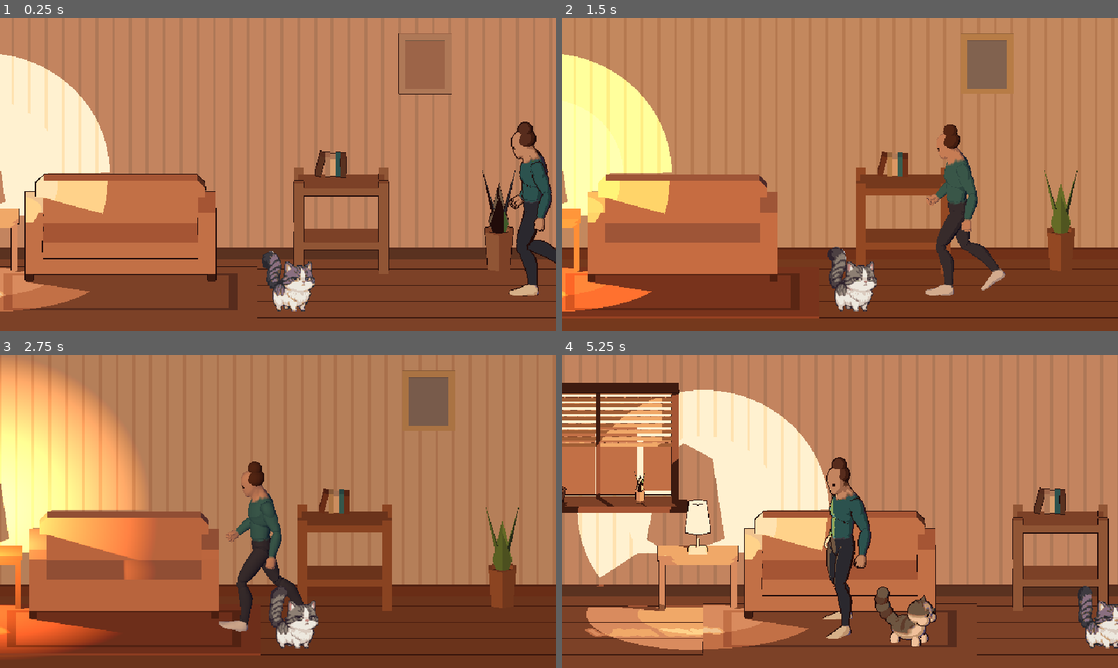
Above: before the commit, frames 1-4 (two rows, left to right).
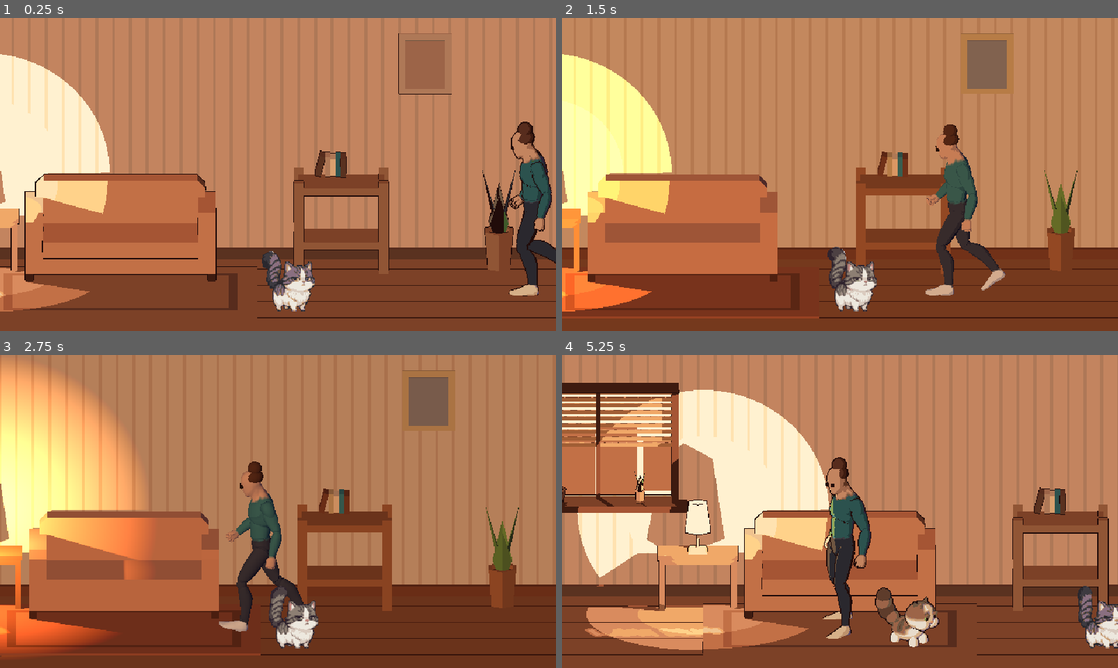
Above: after the commit, the same moments.

Repository: rivas274/demo
Game: Godot game, scene res://principal.tscn
The game is run twice, just before and just after one commit, with the same random seed, the same clock (stepped at 60 frames per second) and the same inputs.
Inputs:
- Up to frame 1 (0.25 s): no input
- Up to frame 2 (1.5 s): tap Enter at 0.5 s; hold Right (ui_right) 0.53-1.28 s; tap 1 at 0.6 s; hold Down (ui_down) from 1.28 s (still down); tap 2 at 1.35 s
- Up to frame 3 (2.75 s): release Down (ui_down) at 2.03 s; hold Right (ui_right) from 2.03 s (still down); tap 3 at 2.1 s
- Up to frame 4 (5.25 s): release Right (ui_right) at 2.78 s; hold Up (ui_up) 2.78-3.53 s; tap one key every 0.75 s from 2.85 s: Tab 1 2 3; hold Left (ui_left) 3.53-5.03 s; hold Down (ui_down) from 5.03 s (still down)

The runs differ from the first frame. In frame 1, less than 0.1% of the frame differs, in the area x 91-97%, y 36-43%; in frame 2, less than 0.1%; in frame 3, less than 0.1%; in frame 4, 1.1%, in the area x 47-68%, y 36-94%.

Commit message:
Prototipo sala 3D pixel: sala 3D toon a 640x360, Valeria animada, Felipe 3D e informe (CAMBIAR)
Escena 3D ortográfica en SubViewport 640x360 con luz en escalones, contorno
de 1 px, paleta y cámara ajustada a píxel. Muebles Kenney y maniquí
Quaternius (CC0), Felipe 3D con primitivas y Felipe 2D para comparar.

Co-Authored-By: Claude Opus 5.5 <noreply@anthropic.com>
Claude-Session: https://claude.ai/code/session_01WbR3FeT1XB9M7gFpgwas9J

Diff:
--- a/siete-vidas/prototipos/sala-3d-pixel/scripts/felipe_3d.gd
+++ b/siete-vidas/prototipos/sala-3d-pixel/scripts/felipe_3d.gd
@@ -22,7 +22,7 @@
 @export var z_piso := 0.3
 @export var z_cojin := -0.62
 @export var alto_cojin := 0.36
-@export var giro_3_4 := 30.0
+@export var giro_3_4 := 40.0
 
 var _cuerpo: Node3D
 var _cabeza: Node3D
@@ -109,7 +109,7 @@
 	_cuerpo = Node3D.new()
 	add_child(_cuerpo)
 	# Cuerpo de persa grande: redondo, lomo atigrado, panza y pecho blancos.
-	_ovalo(_cuerpo, 0.135, Vector3(-0.02, 0.16, 0), Vector3(1.3, 0.85, 0.95), func(p: Vector3) -> Color:
+	_ovalo(_cuerpo, 0.13, Vector3(-0.03, 0.15, 0), Vector3(1.3, 0.88, 1.0), func(p: Vector3) -> Color:
 		if p.y < -0.15 or (p.x > 0.55 and p.y < 0.5):
 			return BLANCO
 		return RAYA if fmod(p.x * 2.2 + 10.0, 1.0) < 0.28 and p.y > 0.1 else ATIGRADO)
@@ -124,16 +124,16 @@
 	_cola = Node3D.new()
 	_cola.position = Vector3(-0.17, 0.2, 0)
 	_cuerpo.add_child(_cola)
-	var puntos := [Vector3(-0.03, 0.03, 0), Vector3(-0.07, 0.09, 0), Vector3(-0.09, 0.16, 0), Vector3(-0.08, 0.23, 0), Vector3(-0.05, 0.29, 0)]
+	var puntos := [Vector3(-0.04, 0.03, 0), Vector3(-0.09, 0.1, 0), Vector3(-0.1, 0.18, 0), Vector3(-0.08, 0.25, 0)]
 	for i in puntos.size():
-		var r := 0.055 + 0.012 * sin(float(i) / 4.0 * PI)
+		var r := 0.068 + 0.016 * sin(float(i) / 3.0 * PI)
 		var oscura := i % 2 == 1
 		_ovalo(_cola, r, puntos[i], Vector3.ONE, func(_p: Vector3) -> Color: return RAYA if oscura else ATIGRADO)
 	# Cabeza grande (56 % de la altura): gorro atigrado con franja blanca, cachetes blancos.
 	_cabeza = Node3D.new()
-	_cabeza.position = Vector3(0.11, 0.33, 0)
+	_cabeza.position = Vector3(0.13, 0.31, 0)
 	_cuerpo.add_child(_cabeza)
-	_ovalo(_cabeza, 0.125, Vector3.ZERO, Vector3(0.95, 0.92, 1.08), func(p: Vector3) -> Color:
+	_ovalo(_cabeza, 0.145, Vector3.ZERO, Vector3(0.95, 0.92, 1.08), func(p: Vector3) -> Color:
 		if p.y < -0.05 or (p.x > 0.35 and absf(p.z) < 0.28):
 			return BLANCO
 		if p.y > 0.35 and absf(p.z) < 0.4 and fmod(absf(p.z) * 6.0, 1.0) > 0.6:
@@ -141,7 +141,7 @@
 		return ATIGRADO)
 	for lado in [-1.0, 1.0]:
 		# Cachetes esponjados de persa.
-		_ovalo(_cabeza, 0.06, Vector3(0.07, -0.055, 0.06 * lado), Vector3(1.0, 0.8, 1.0), func(_p: Vector3) -> Color: return BLANCO)
+		_ovalo(_cabeza, 0.07, Vector3(0.075, -0.06, 0.065 * lado), Vector3(1.0, 0.8, 1.0), func(_p: Vector3) -> Color: return BLANCO)
 		# Orejas pequeñas.
 		var oreja := MeshInstance3D.new()
 		var cono := CylinderMesh.new()
@@ -150,17 +150,17 @@
 		cono.height = 0.06
 		cono.radial_segments = 4
 		oreja.mesh = cono
-		oreja.position = Vector3(-0.01, 0.11, 0.07 * lado)
+		oreja.position = Vector3(-0.01, 0.13, 0.08 * lado)
 		oreja.rotation = Vector3(0.45 * lado, 0, 0)
 		_material(oreja, ATIGRADO)
 		_cabeza.add_child(oreja)
 		# Ojos verde avellana a media asta, mirando de reojo hacia la cámara.
-		var ojo_pos := Vector3(0.105, 0.015, 0.05 * lado)
-		_ovalo(_cabeza, 0.024, ojo_pos, Vector3(0.5, 1.0, 1.0), func(_p: Vector3) -> Color: return OJO, false)
-		_ovalo(_cabeza, 0.011, ojo_pos + Vector3(0.012, -0.004, 0.012), Vector3(0.5, 1.4, 1.0), func(_p: Vector3) -> Color: return PUPILA, false)
-		_ovalo(_cabeza, 0.026, ojo_pos + Vector3(0.006, 0.016, 0), Vector3(0.5, 0.55, 1.05), func(_p: Vector3) -> Color: return ATIGRADO, false)
+		var ojo_pos := Vector3(0.122, 0.018, 0.058 * lado)
+		_ovalo(_cabeza, 0.031, ojo_pos, Vector3(0.5, 1.0, 1.0), func(_p: Vector3) -> Color: return OJO, false)
+		_ovalo(_cabeza, 0.014, ojo_pos + Vector3(0.014, -0.005, 0.014), Vector3(0.5, 1.4, 1.0), func(_p: Vector3) -> Color: return PUPILA, false)
+		_ovalo(_cabeza, 0.034, ojo_pos + Vector3(0.008, 0.02, 0), Vector3(0.5, 0.55, 1.05), func(_p: Vector3) -> Color: return ATIGRADO, false)
 	# Nariz rosada.
-	_ovalo(_cabeza, 0.016, Vector3(0.12, -0.03, 0), Vector3(0.6, 0.7, 1.0), func(_p: Vector3) -> Color: return ROSA, false)
+	_ovalo(_cabeza, 0.02, Vector3(0.14, -0.035, 0), Vector3(0.6, 0.7, 1.0), func(_p: Vector3) -> Color: return ROSA, false)
 
 
 ## Esfera escalada con color por vértice según una función de la posición (de -1 a 1).
@@ -187,7 +187,7 @@
 	mi.mesh = am
 	mi.position = pos
 	mi.scale = esc * r
-	var mat := Toon.material(Color.WHITE)
+	var mat := Toon.material(Color.WHITE, 0.25)
 	mat.set_shader_parameter("usar_color_vertice", true)
 	if contorno:
 		mat.next_pass = Toon.material_contorno()
--- a/siete-vidas/prototipos/sala-3d-pixel/scripts/principal.gd
+++ b/siete-vidas/prototipos/sala-3d-pixel/scripts/principal.gd
@@ -114,6 +114,8 @@
 	ayuda.add_theme_font_size_override("font_size", 8)
 	ayuda.visible = false
 	add_child(ayuda)
+	if "--sin-paleta" in OS.get_cmdline_user_args():
+		paleta_activa = false
 	_aplicar()
 
 
--- a/siete-vidas/prototipos/sala-3d-pixel/scripts/valeria.gd
+++ b/siete-vidas/prototipos/sala-3d-pixel/scripts/valeria.gd
@@ -210,17 +210,17 @@
 	pelo.transform = reposo.affine_inverse() * Transform3D(Basis(), reposo.origin + Vector3(0, 0.12, 0))
 	var mat := Toon.material(PELO)
 	mat.next_pass = Toon.material_contorno()
-	_esfera(pelo, 0.112, Vector3(0, 0.05, -0.045), Vector3(1.0, 0.85, 0.95), mat)
+	_esfera(pelo, 0.11, Vector3(0, 0.06, -0.03), Vector3(0.86, 0.78, 1.0), mat)
 	_esfera(pelo, 0.075, Vector3(0, 0.15, -0.07), Vector3.ONE, mat)
 	# Ojos: dos puntitos oscuros (a esta escala son 2 px).
 	var ojo := Toon.material(Color("2a1810"))
 	for lado in [-1.0, 1.0]:
 		var o := MeshInstance3D.new()
 		var bm := BoxMesh.new()
-		bm.size = Vector3(0.022, 0.03, 0.02)
+		bm.size = Vector3(0.026, 0.034, 0.03)
 		o.mesh = bm
 		o.material_override = ojo
-		o.position = Vector3(0.038 * lado, 0.0, 0.095)
+		o.position = Vector3(0.036 * lado, 0.0, 0.112)
 		pelo.add_child(o)
 
 
Not shown, added: siete-vidas/prototipos/sala-3d-pixel/CREDITOS.md
Not shown, added: siete-vidas/prototipos/sala-3d-pixel/INFORME.md
